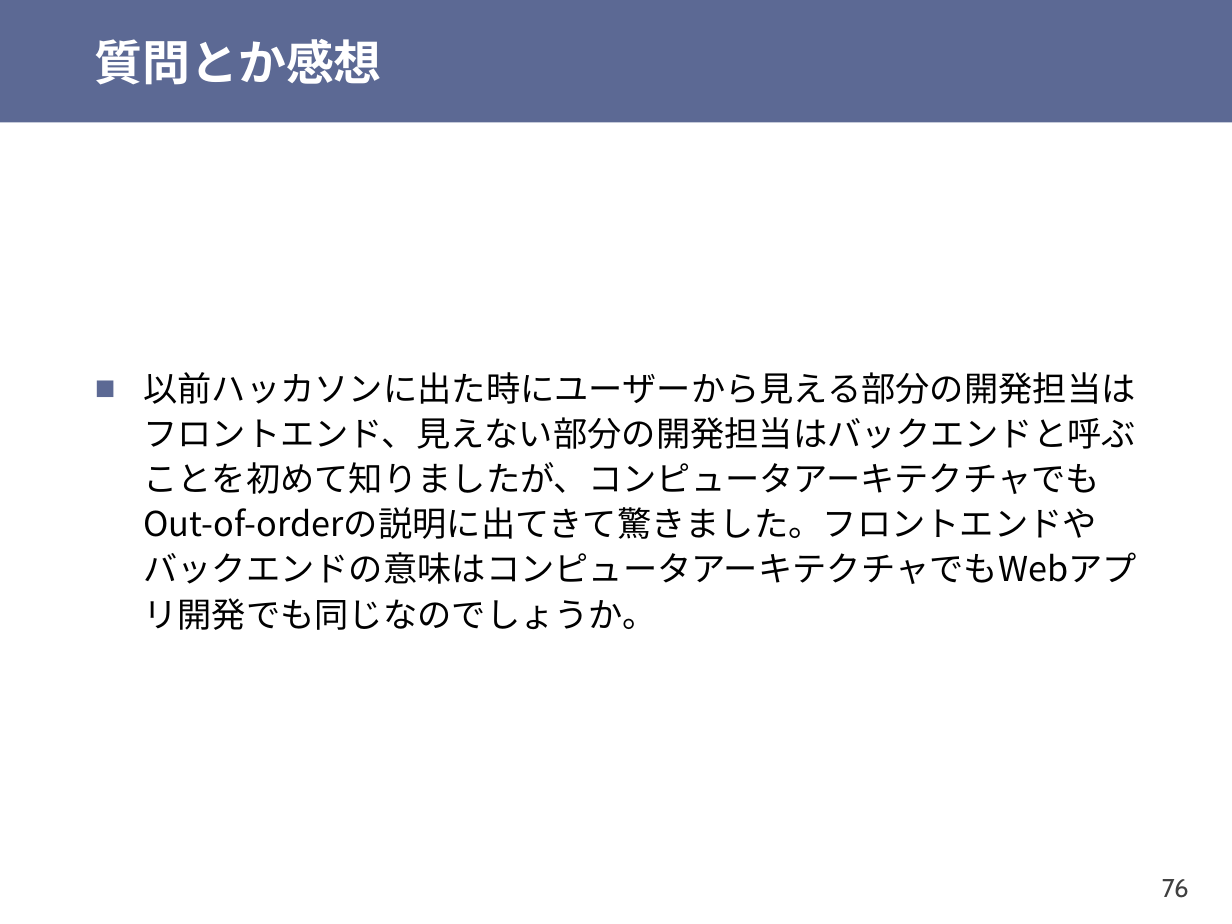
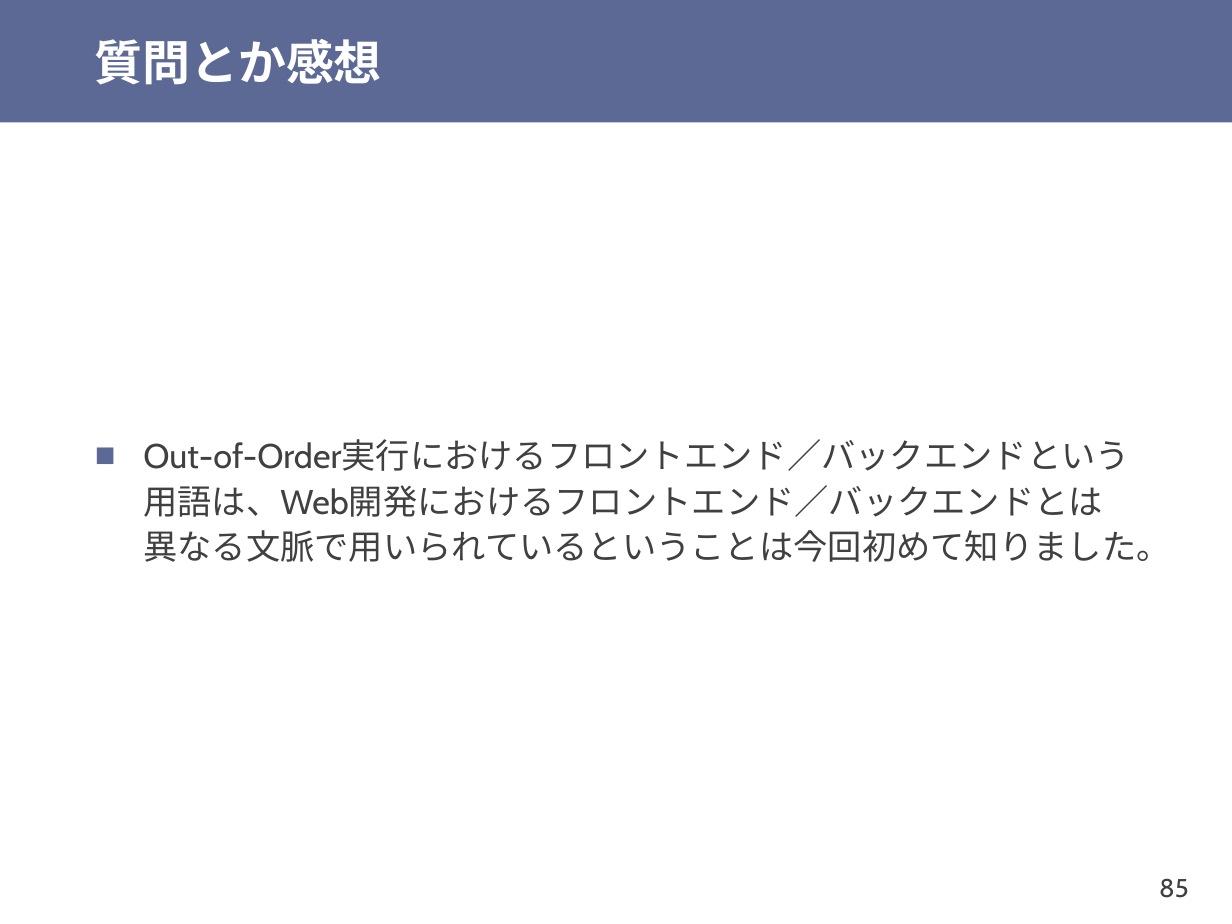
Before and after one commit to shioyadan/otya-computer-architecture-i, a slide deck: slide 85 of cai-shioya-08.pptx (slide 76 before the commit). Drawn at 1232x924 pixels with LibreOffice and Linux fonts; fonts in the diff are those of the drawing. Boxes give left, top, right and bottom in pixels: in the first picture for what was removed or moved away, otherwise in the second. Text is boxed around its words. In the diff, an @@ line names an element or a change of style, - is before the commit and + after.

```diff
--- a/cai-shioya-08.pptx
+++ b/cai-shioya-08.pptx
@@ text at [143,440,1170,562]: text changed; font Noto Sans CJK JP to Cabin; text colour #000000 to #404040 @@
-■ 以前ハッカソンに出た時にユーザーから見える部分の開発担当はフロントエンド、見えない部分の開発担当はバックエンドと呼ぶことを初めて知りましたが、コンピュータアーキテクチャでもOut-of-orderの説明に出てきて驚きました。フロントエンドやバックエンドの意味はコンピュータアーキテクチャでもWebアプリ開発でも同じなのでしょうか。
+■ Out-of-Order実行におけるフロントエンド／バックエンドという用語は、Web開発におけるフロントエンド／バックエンドとは異なる文脈で用いられているということは今回初めて知りました。
@@ page number at [1159,878,1189,898]: text changed @@
-76
+85
```
Also in this commit, not shown: 15 other slides changed, 19 slides added, 5 slides removed, 1 other file.
